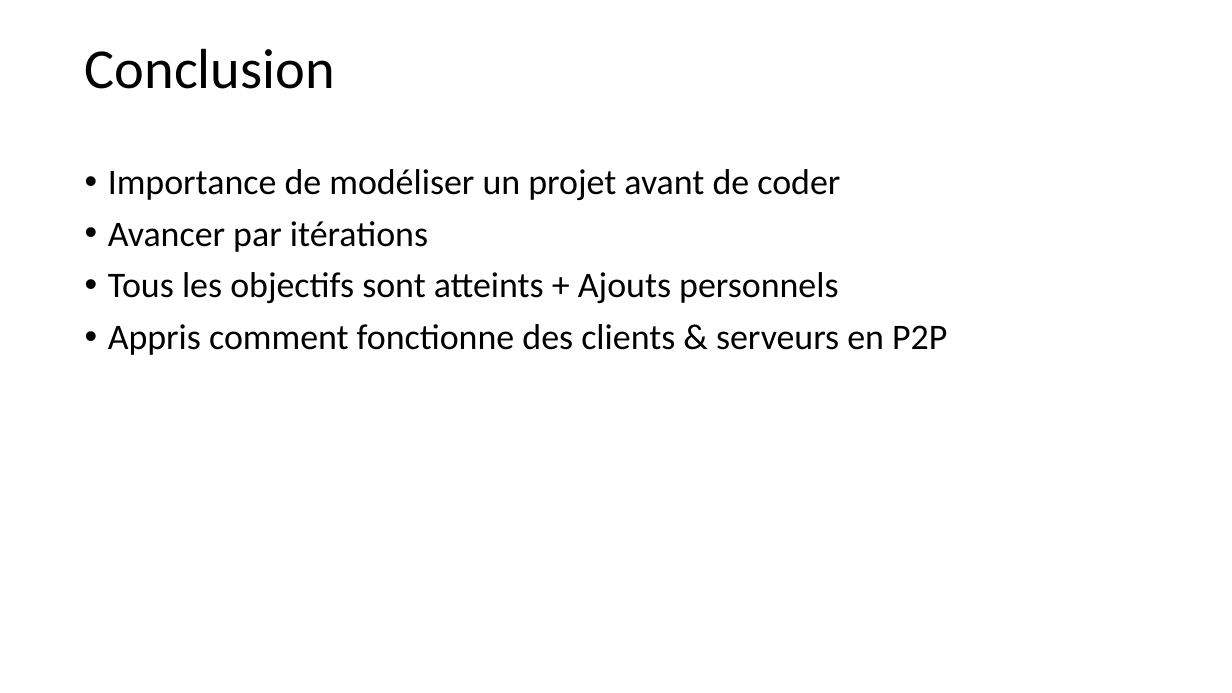
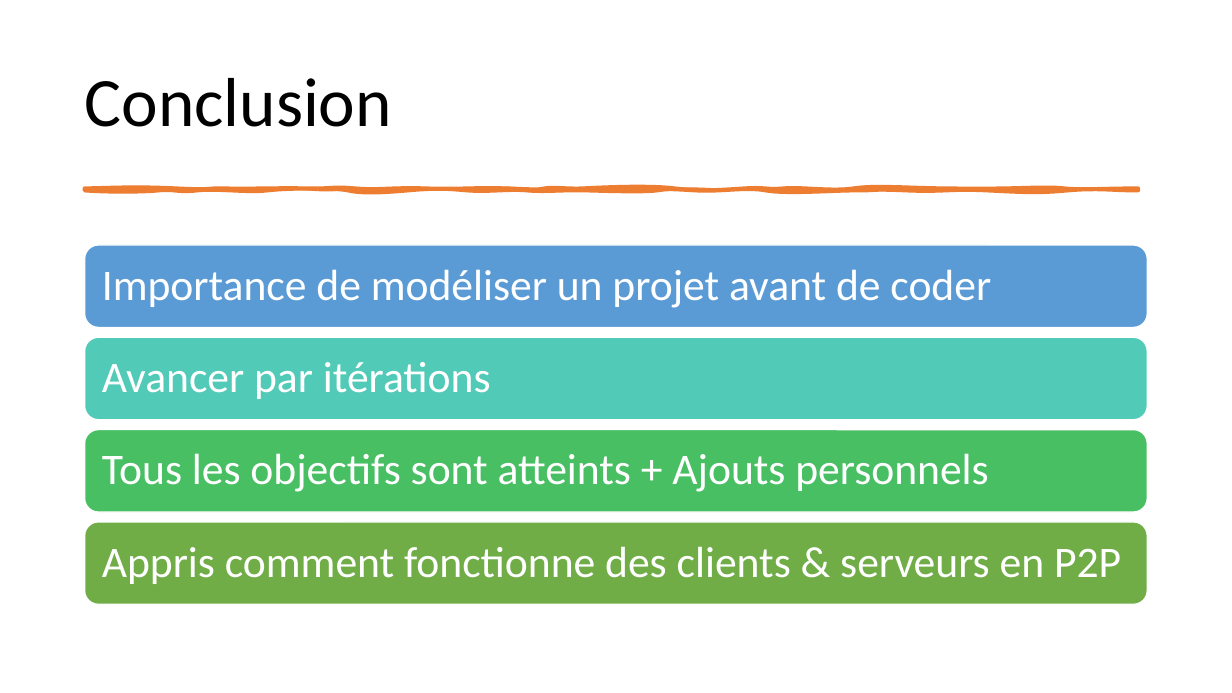
Before and after one commit to EliasBorrajo/Spotify-Home-Sharing, a slide deck: slide 12 of 01_Annexes/JavaSocket_VSFy_BorrajoElias_AvezArthur.pptx (slide 11 before the commit). Drawn at 1232x693 pixels with LibreOffice and Linux fonts; fonts in the diff are those of the drawing. Boxes give left, top, right and bottom in pixels: in the first picture for what was removed or moved away, otherwise in the second. Text is boxed around its words. In the diff, an @@ line names an element or a change of style, - is before the commit and + after.

```diff
--- a/01_Annexes/JavaSocket_VSFy_BorrajoElias_AvezArthur.pptx
+++ b/01_Annexes/JavaSocket_VSFy_BorrajoElias_AvezArthur.pptx
@@ title "Conclusion" at bbox=[85, 78, 392, 127]: size 44 to 54 pt @@
@@ text removed at bbox=[108, 169, 947, 355] @@
-• Importance de modéliser un projet avant de coder
-• Avancer par itérations
-• Tous les objectifs sont atteints + Ajouts personnels
-• Appris comment fonctionne des clients & serveurs en P2P
@@ freeform shape added at bbox=[85, 189, 1139, 190], fill #ED7D31, outline #ED7D31 3.25 pt @@
@@ group added at bbox=[85, 245, 1148, 604]: 4 rounded rectangles, 4 texts @@
+Importance de modéliser un projet avant de coder
+Avancer par itérations
+Tous les objectifs sont atteints + Ajouts personnels
+Appris comment fonctionne des clients & serveurs en P2P
```
Also in this commit, not shown: 2 other slides changed, 1 slide added.
